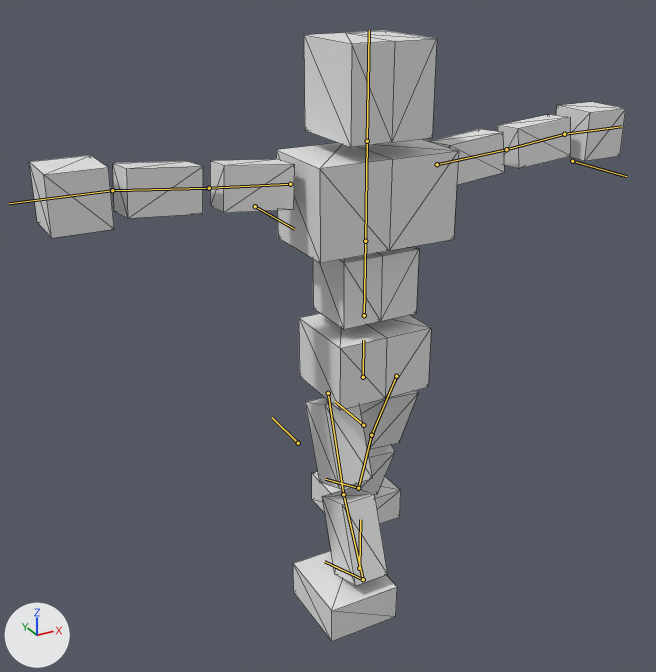
Two versions of the glTF model BrowserGame/public/models/animateblend2.glb, one commit apart.
Rendered twice from a 50 mm camera at (-10.26, -16.88, 10.56) aimed at (-0.57, 0.73, 1.75). The lights are fixed; the arrows at lower left show +X, +Y and +Z. Both versions are drawn at frame 12 of the action 'feet.walk'; the numbers are the values there. The bones that bend it are drawn over the model as lines. Mesh edges are drawn as thin lines.

Objects in the first picture: '立方体'.
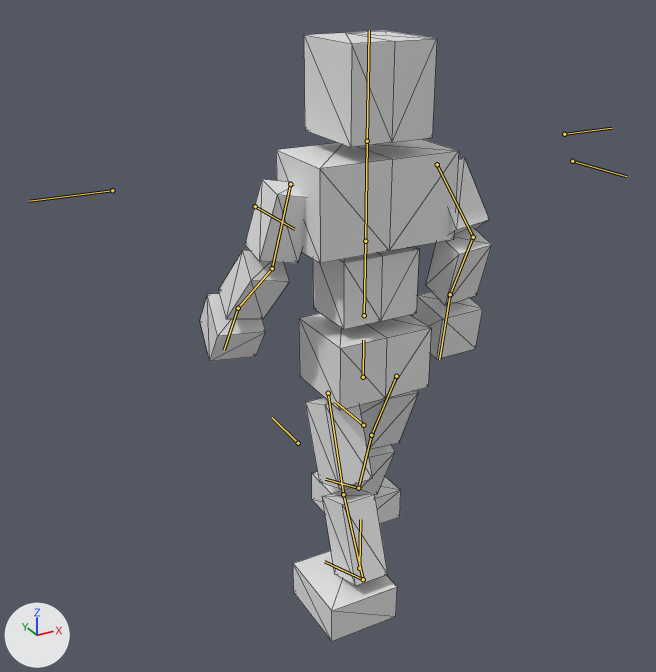
The change in detail:
Bone 'upper arm.R' (bone_upper_arm_r) turns from (-2, 4, -5) to (-5, 6, 78) degrees about its own x, y and z.
Bone 'forearm.R' (bone_forearm_r) turns from (5, 0, 0) to (-26, 0, 1) degrees about its own x, y and z.
Bone 'hand.R' (bone_hand_r) turns from (-3, -4, 5) to (0, 1, 11) degrees about its own x, y and z.
Bone 'upper arm.L' (bone_upper_arm_l) turns from (-2, -4, 5) to (40, -9, -84) degrees about its own x, y and z.
Bone 'forearm.L' (bone_forearm_l) turns from (5, 0, 0) to (-55, -1, -1) degrees about its own x, y and z.
Bone 'hand.L' (bone_hand_l) turns from (-3, 4, -5) to (10, 3, -2) degrees about its own x, y and z.

Location of each change, [x1, y1, x2, y2] in pixels of the pictures (656 x 672 px):
'立方体', posed (51% narrower)
    before: [29, 31, 626, 641]
    after: [200, 31, 492, 641]
bone 'upper arm.R', root to tip
    before: (290, 184) to (209, 188)
    after: (290, 184) to (272, 268)
bone 'forearm.R', root to tip
    before: (209, 188) to (112, 190)
    after: (272, 268) to (238, 308)
bone 'hand.R', root to tip
    before: (112, 190) to (9, 203)
    after: (238, 308) to (224, 350)
bone 'upper arm.L', root to tip
    before: (437, 164) to (506, 149)
    after: (437, 164) to (473, 237)
bone 'forearm.L', root to tip
    before: (506, 149) to (564, 134)
    after: (473, 237) to (450, 294)
bone 'hand.L', root to tip
    before: (564, 134) to (621, 126)
    after: (450, 294) to (439, 359)
